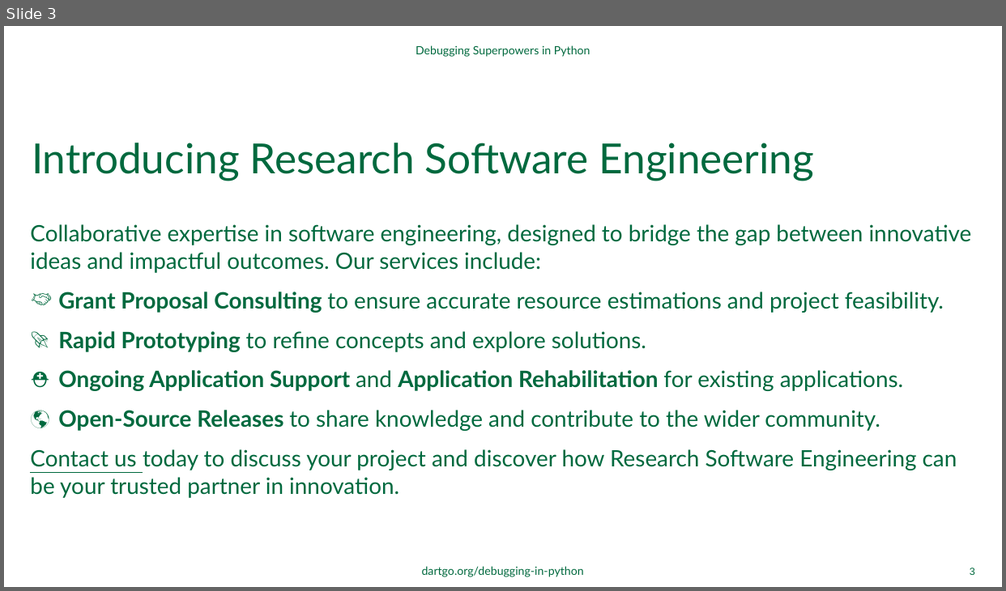
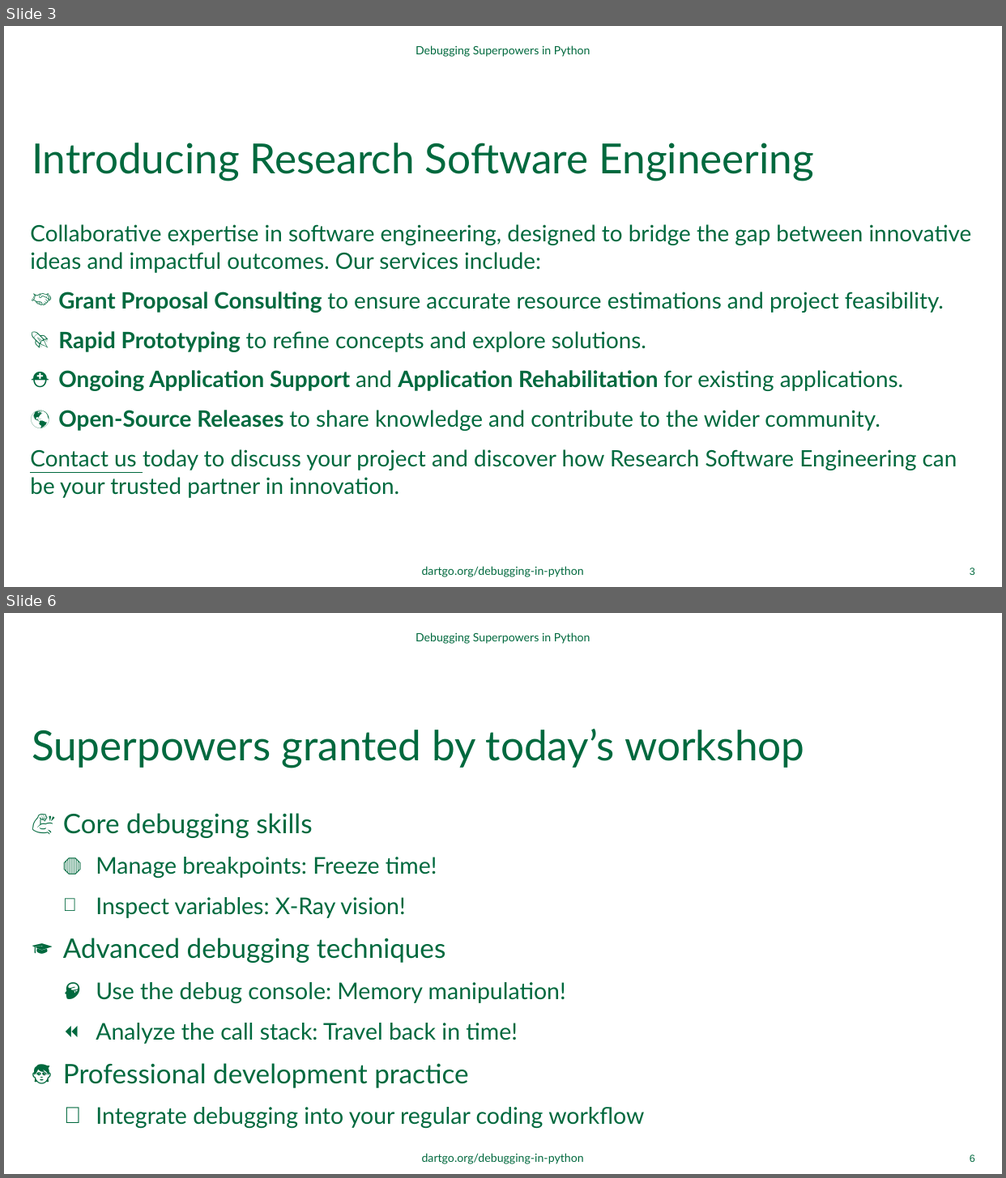
Before and after one commit to dartmouth/debugging-in-python, a slide deck: ppt/debugging-in-python.pptx. Shown one above the other, each under a label of ours: slide 3 before the commit, slides 3 and 6 after it; the slides between them are not shown. The pictures are 1006x591 and 1006x1178 pixels, drawn with LibreOffice and Linux fonts; fonts in the diff are those of the drawing; background and template pictures are left out. Boxes give left, top, right and bottom in pixels: in the first picture for what was removed or moved away, otherwise in the second. Text is boxed around its words. In the diff, an @@ line names an element or a change of style, - is before the commit and + after.

```diff
--- a/ppt/debugging-in-python.pptx
+++ b/ppt/debugging-in-python.pptx
@@ slide 6 added at (4,613,1002,1174), background #FFFFFF; not listed: 1 template element that a slide beside it also shows @@
@@ text added at (415,632,590,644), 11 pt, text #00693E @@
+Debugging Superpowers in Python
@@ title added at (32,729,804,769), 40 pt, text #00693E @@
+Superpowers granted by today’s workshop
@@ text added at (63,813,644,1129), 22.2 pt, text #00693E @@
+💪 Core debugging skills
+  🛑 Manage breakpoints: Freeze time!
+  🩻 Inspect variables: X-Ray vision!
+🎓 Advanced debugging techniques
+  🧠 Use the debug console: Memory manipulation!
+  ⏪ Analyze the call stack: Travel back in time!
+🧑‍ Professional development practice
+  🦸 Integrate debugging into your regular coding workflow
@@ page number added at (970,1155,975,1162), 9.8 pt, text #00693E @@
+6
```
Also in this commit, not shown: 6 slides changed, 1 other slide added, 3 slides removed.
